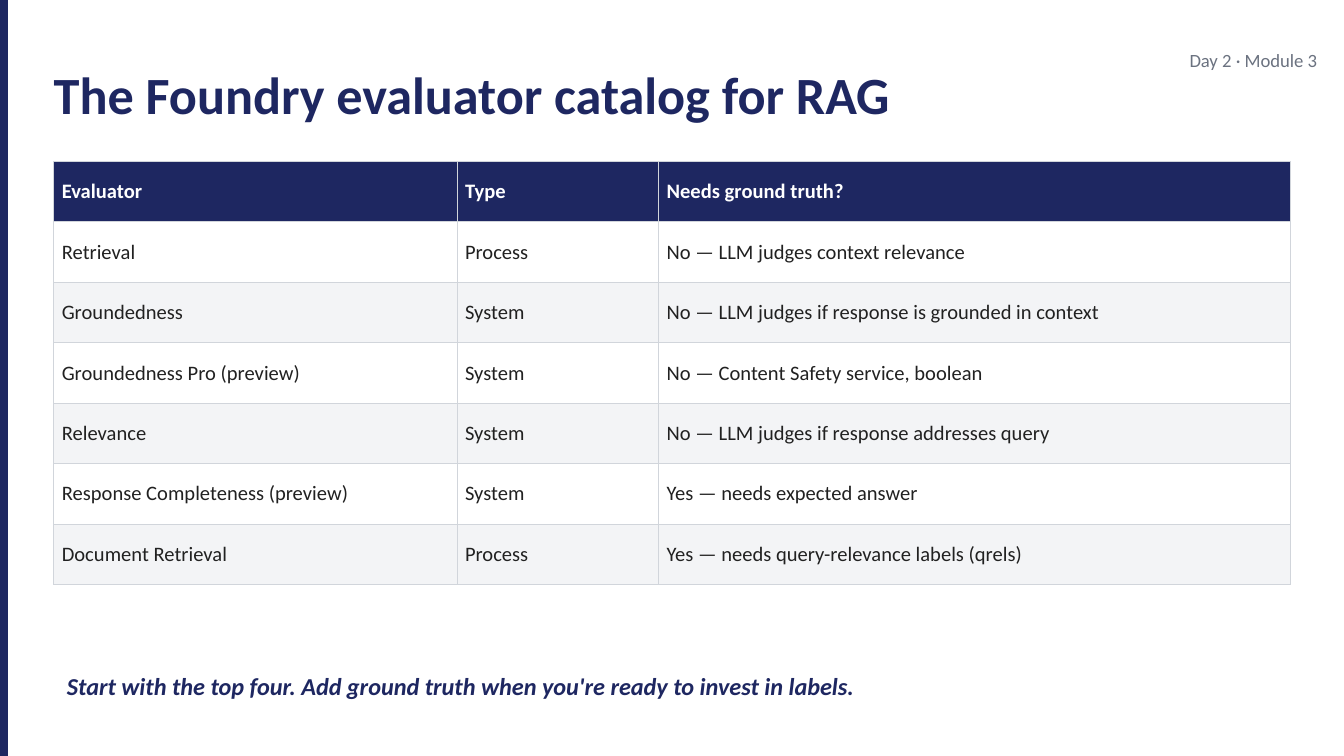
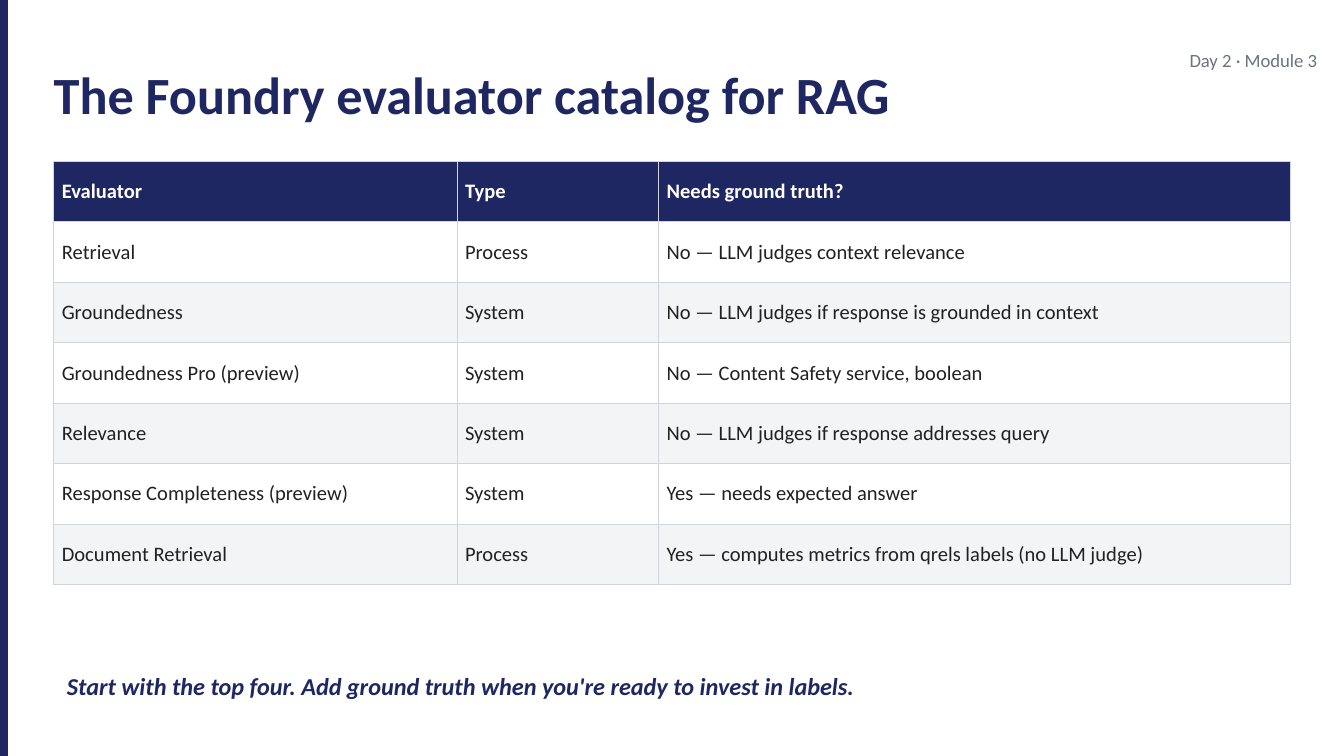
Before and after one commit to JimPiquant/Building-AI-Apps-and-Agents, a slide deck: slide 4 of decks/day2/module-3-eval-retrieval.pptx. Drawn at 1344x756 pixels with LibreOffice and Linux fonts; fonts in the diff are those of the drawing. Boxes give left, top, right and bottom in pixels: in the first picture for what was removed or moved away, otherwise in the second. Text is boxed around its words. In the diff, an @@ line names an element or a change of style, - is before the commit and + after.

```diff
--- a/decks/day2/module-3-eval-retrieval.pptx
+++ b/decks/day2/module-3-eval-retrieval.pptx
@@ table at bbox=[54, 161, 1290, 569] @@
-row 7, column 3: Yes — needs query-relevance labels (qrels)
+row 7, column 3: Yes — computes metrics from qrels labels (no LLM judge)
```
Also in this commit, not shown: 2 other slides changed, 8 other files.
